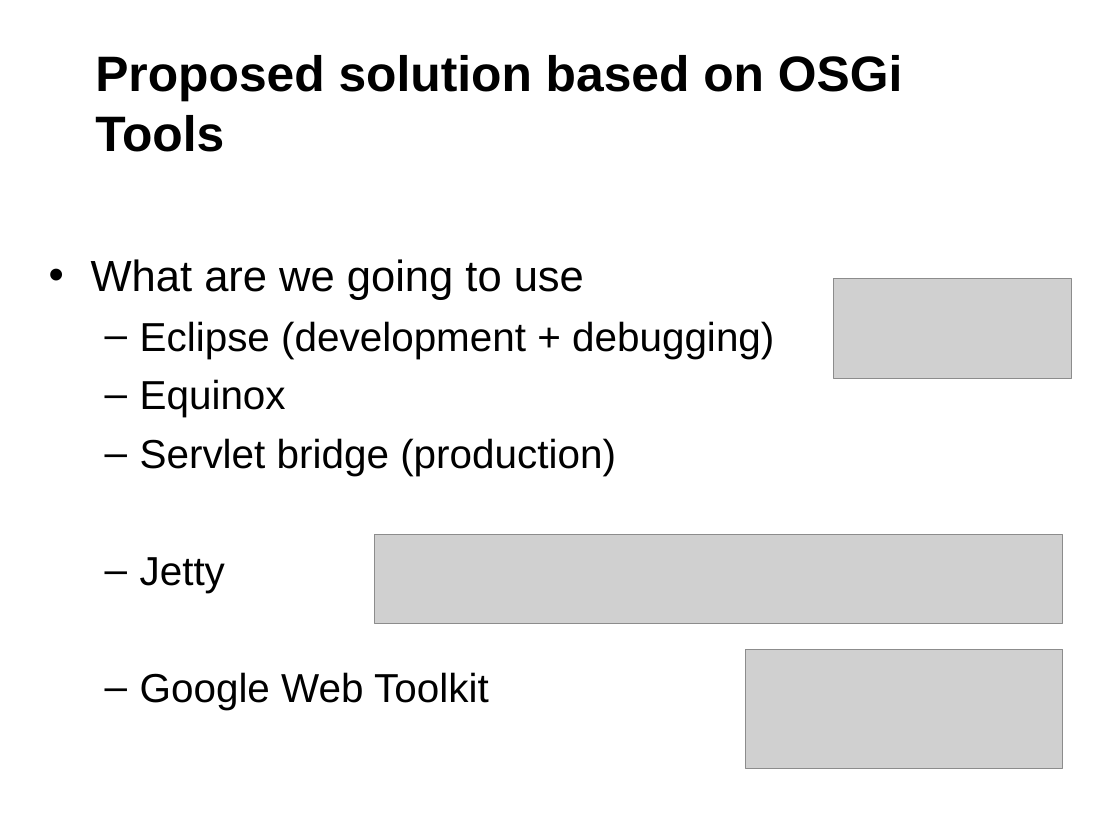
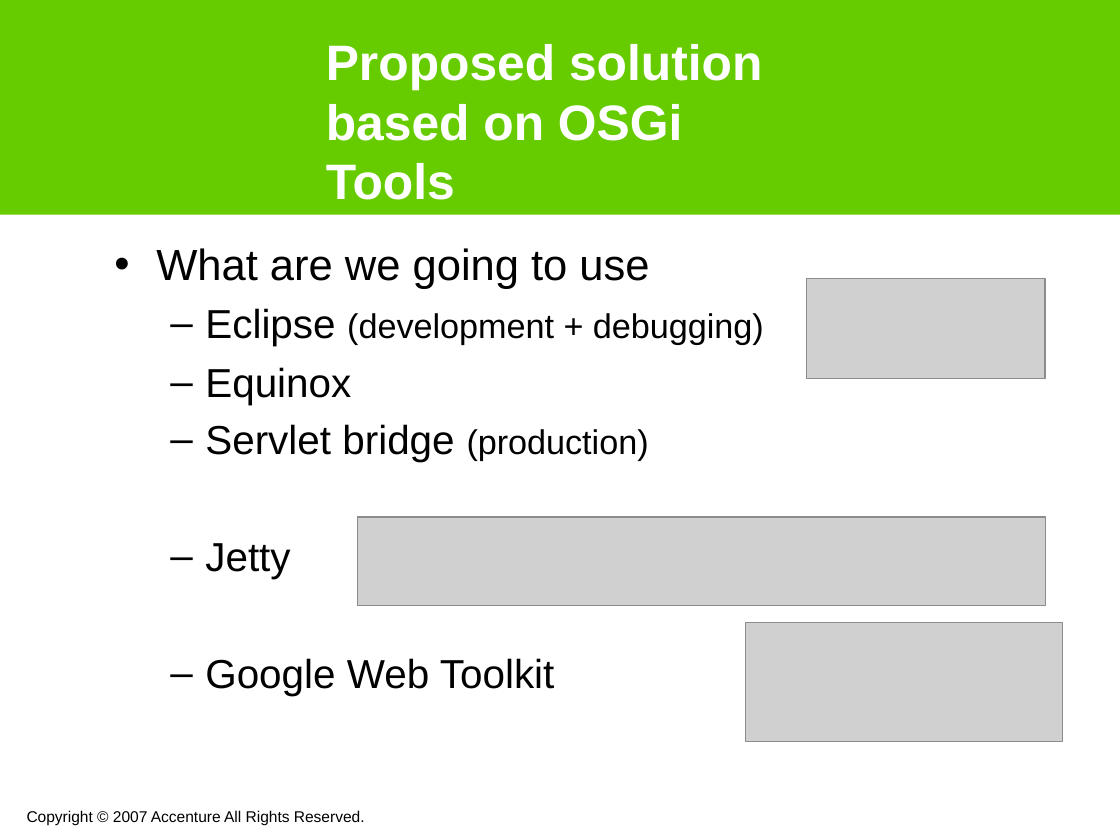
Before and after one commit to noushadali/osgi-samples, a slide deck: slide 11 of congress-registration/documentation/Webservice versioning using osgi.ppt. Drawn at 1120x840 pixels with LibreOffice and Linux fonts; fonts in the diff are those of the drawing; grey boxes stand for pictures; background and template pictures are left out. Boxes give left, top, right and bottom in pixels: in the first picture for what was removed or moved away, otherwise in the second. Text is boxed around its words. In the diff, an @@ line names an element or a change of style, - is before the commit and + after.

```diff
--- a/congress-registration/documentation/Webservice versioning using osgi.ppt
+++ b/congress-registration/documentation/Webservice versioning using osgi.ppt
@@ rectangle added at (0,0,1120,215), fill #66CC00 @@
@@ title "Proposed solution based on OSGi ...": place and size @@
-title "Proposed solution based on OSGi ..." at (95,55,902,152)
+title "Proposed solution based on OSGi ..." at (326,44,762,200)
@@ title "Proposed solution based on OSGi ..." at (326,44,762,200): text colour #000000 to #FFFFFF @@
@@ text "What are we going to ...": place and size @@
-text "What are we going to ..." at (91,259,774,710)
+text "What are we going to ..." at (156,248,764,696)
@@ picture: place and size @@
-picture at (833,279,1072,379)
+picture at (806,279,1045,379)
@@ text at (205,308,764,462): size 26 to 22 pt in "(development + debugging)", "(production)"; less space between paragraphs @@
@@ picture: place and size @@
-picture at (375,534,1063,623)
+picture at (357,517,1045,606)
@@ picture: place and size @@
-picture at (745,650,1063,768)
+picture at (745,623,1063,741)
@@ text added at (27,810,365,825), 10 pt, text #000000 @@
+Copyright © 2007 Accenture All Rights Reserved.
```
Also in this commit, not shown: 13 other slides changed, 2 slides added, 1 slide removed.
